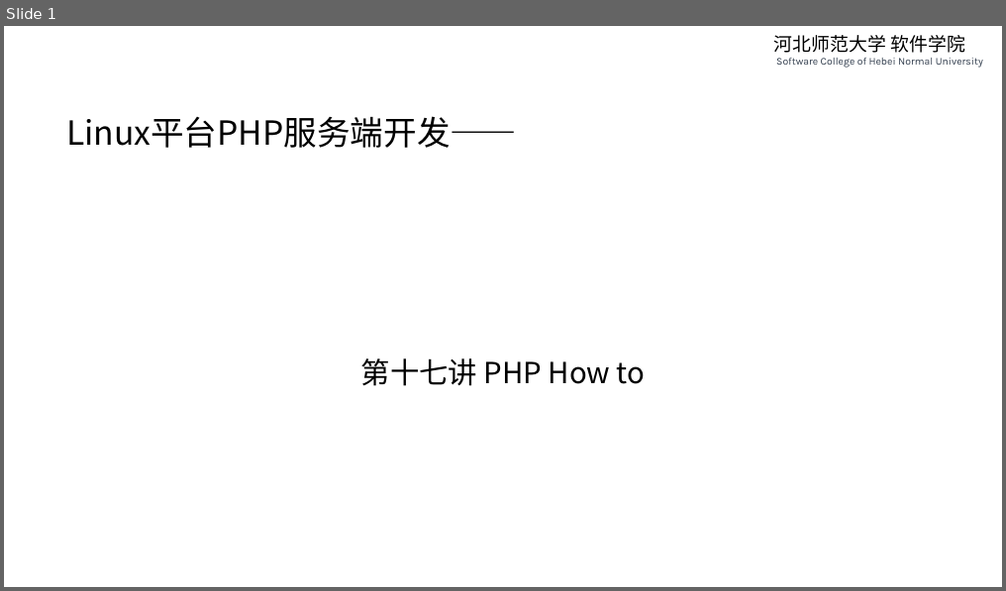
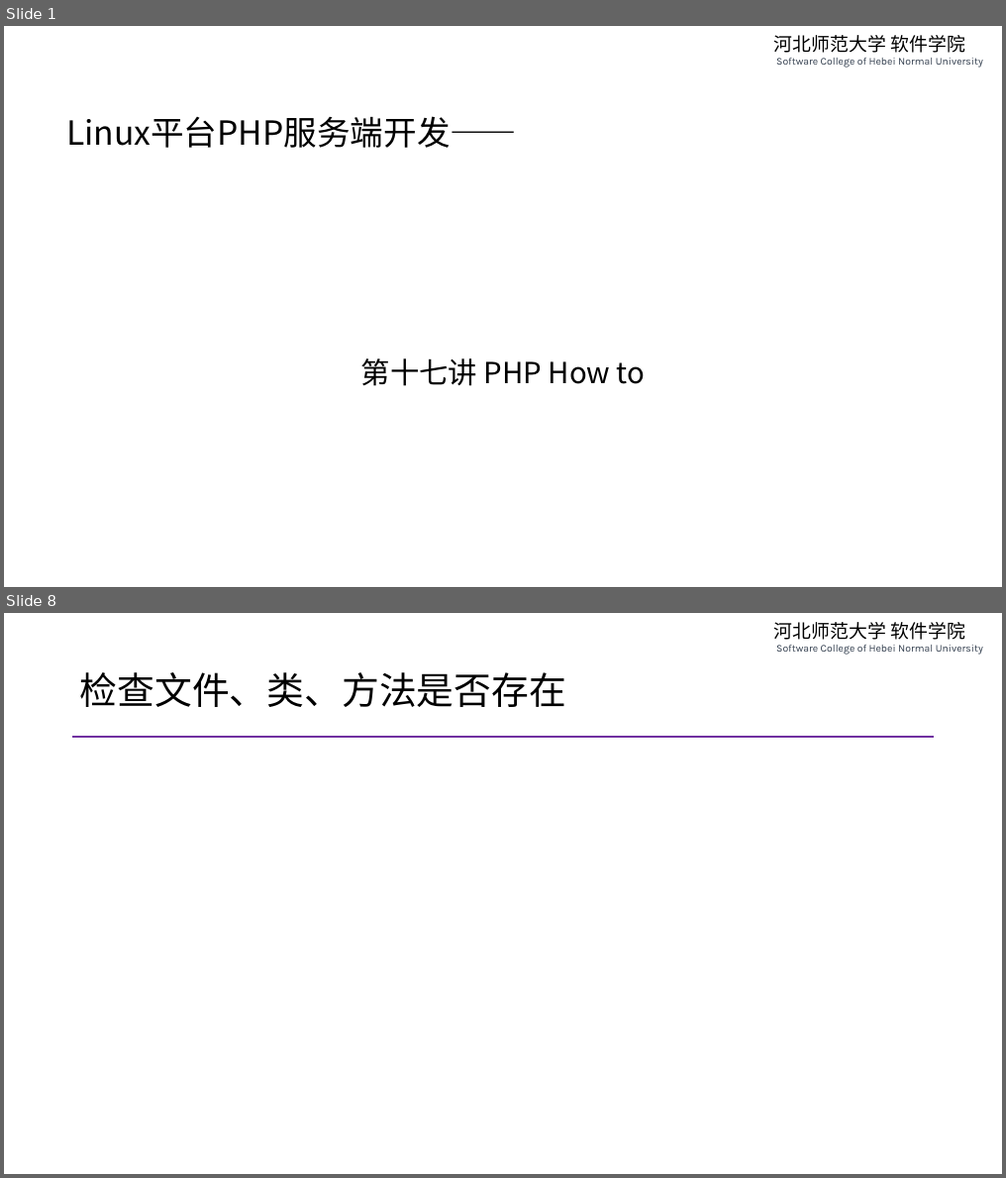
Before and after one commit to edu2act/course-php-serverside-development-on-linux, a slide deck: materials/slides/ch17-php-how-to.pptx. Shown one above the other, each under a label of ours: slide 1 before the commit, slides 1 and 8 after it; the slides between them are not shown. The pictures are 1006x591 and 1006x1178 pixels, drawn with LibreOffice and Linux fonts; fonts in the diff are those of the drawing. Boxes give left, top, right and bottom in pixels: in the first picture for what was removed or moved away, otherwise in the second. Text is boxed around its words. In the diff, an @@ line names an element or a change of style, - is before the commit and + after.

```diff
--- a/materials/slides/ch17-php-how-to.pptx
+++ b/materials/slides/ch17-php-how-to.pptx
@@ slide 8 added at <box>4,613,1002,1174</box>, background #FFFFFF; not listed: 1 template element that a slide beside it also shows @@
@@ title added at <box>80,672,566,707</box>, 36 pt, text #000000 @@
+检查文件、类、方法是否存在
@@ line added from (73, 737) to (934, 737), #7030A0 2.25 pt @@
```
Also in this commit, not shown: 10 other slides added, 1 slide removed.
